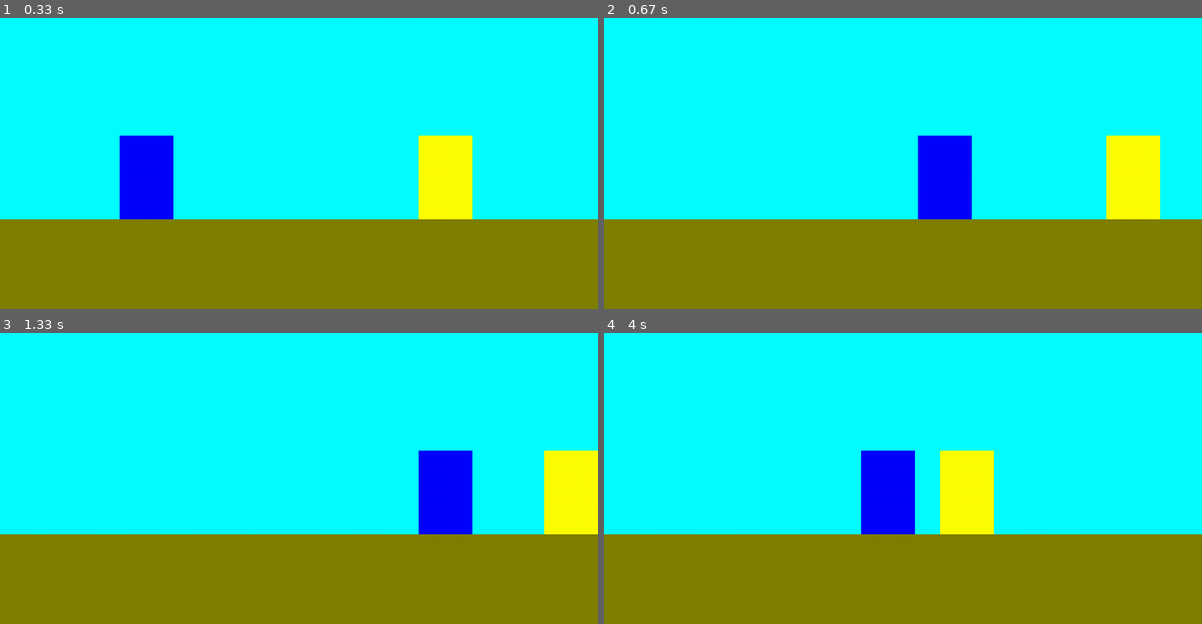
Above: before the commit, frames 1-4 (two rows, left to right).
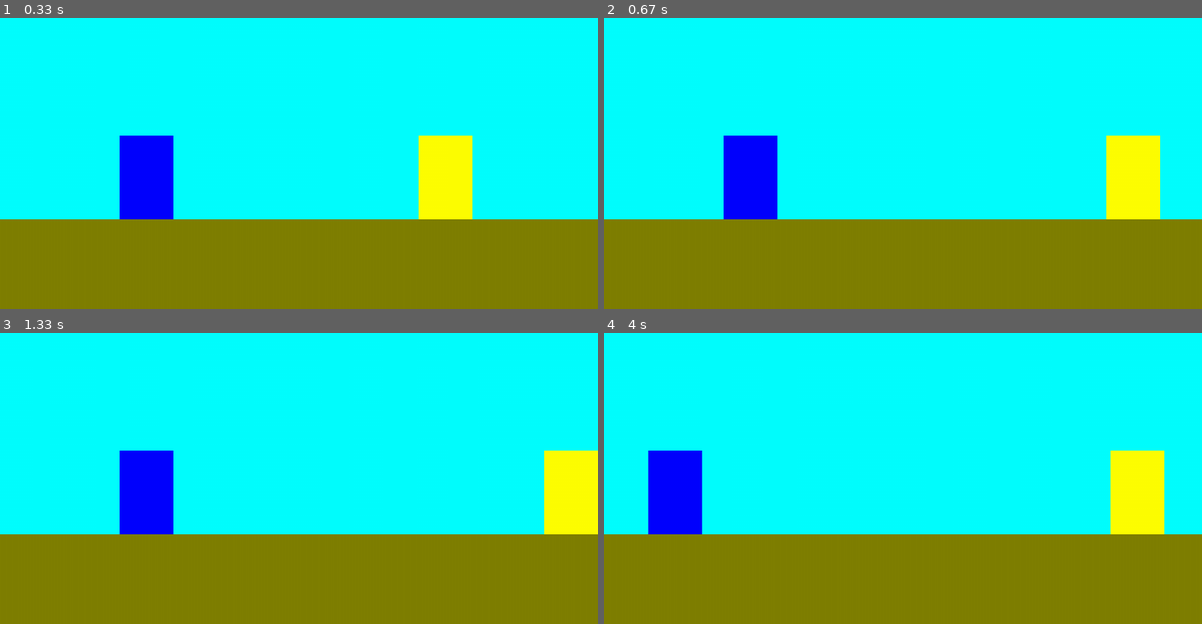
Above: after the commit, the same moments.

Repository: mariano3232/pygame
Game: pygame game, started from main.py
The game is run twice, just before and just after one commit, with the same random seed, the same clock (stepped at 60 frames per second) and the same inputs.
Inputs:
- Up to frame 1 (0.33 s): no input
- Up to frame 2 (0.67 s): hold T from 0.33 s (still down); hold Right from 0.33 s (still down)
- Up to frame 3 (1.33 s): release T at 0.8 s; release Right at 0.8 s; hold U 0.83-1.3 s; hold Right 0.83-1.3 s; tap K at 0.98 s
- Up to frame 4 (4 s): hold M 1.33-1.8 s; hold Right 1.33-1.8 s; tap W at 1.83 s; hold Right 2.17-2.63 s; hold D 2.17-2.63 s; tap K at 2.32, 3.65 s; hold Up 2.67-2.97 s; hold W 2.67-2.97 s; hold Right 3-3.47 s; hold D 3-3.47 s; tap G at 3.15 s; hold Left from 3.5 s (still down); hold A from 3.5 s (still down)

Frame 1 is identical in both runs. In frame 2, 5.2% of the frame differs, in the area x 20-62%, y 40-70%; in frame 3, 5.2%; in frame 4, 10%, in the area x 7-94%, y 40-70%.

Commit message:
attack list set out of character class

Diff:
--- a/character.py
+++ b/character.py
@@ -1,9 +1,10 @@
 import pygame
 
 class Character:
-    def __init__(self, x, y, controls):
+    def __init__(self, x, y, controls,attacks):
         self.rect = pygame.Rect(x, y, 90, 140)
         self.controls = controls
+        self.attacks = attacks
         self.vel_y = 0
         self.facing_right = True
         #status
@@ -19,12 +20,21 @@
             'startup': 0,
             'active': 0,
             'recovery': 0,
+            'position':[0,0],
+            'width':0,
+            'height':0,
         }
 
     def draw(self, screen, color, enemy):
         pygame.draw.rect(screen, color, self.rect)
+
         if self.attacking and not self.startup:
-            hitbox = pygame.Rect(self.rect.centerx + 40 if self.facing_right else self.rect.centerx - 140, self.rect.centery -40, 100, 30)
+            hitbox = pygame.Rect(
+                self.rect.centerx + self.attack_data['position'][0] if self.facing_right else self.rect.centerx - self.attack_data['position'][0] - self.attack_data['width'],
+                self.rect.centery + self.attack_data['position'][1],
+                self.attack_data['width'],
+                self.attack_data['height'],
+            )
 
             hits = hitbox.colliderect(enemy.rect)
             if (hits) :
@@ -34,12 +44,7 @@
             pygame.draw.rect(screen, (255,0,0), hitbox)
 
 
-    def attack(self):
-        attack_data = {
-            'startup': 10,
-            'active': 10,
-            'recovery': 10,
-        }
+    def attack(self, attack_data):
         self.attack_data = attack_data
         self.startup = attack_data['startup']
         self.attacking = attack_data['active']
@@ -58,9 +63,13 @@
         if self.rect.centerx > enemy.rect.centerx : self.facing_right = False
         else: self.facing_right = True
 
-        #Ataque
-        if key[self.controls['attack']] and not self.recovery and not self.startup and not self.attacking and not self.knockback:
-            self.attack()
+        #Ataques
+        if key[self.controls['attack1']] and not self.recovery and not self.startup and not self.attacking and not self.knockback:
+            self.attack(self.attacks[0])
+        if key[self.controls['attack2']] and not self.recovery and not self.startup and not self.attacking and not self.knockback:
+            self.attack(self.attacks[1])
+        if key[self.controls['attack3']] and not self.recovery and not self.startup and not self.attacking and not self.knockback:
+            self.attack(self.attacks[2])
 
         if self.startup > 0 : self.startup -= 1
         if self.attacking > 0 and not self.startup : self.attacking -= 1
@@ -90,11 +99,11 @@
             dy = screen_height - floor_height - self.rect.bottom
             if self.jumping : self.recovery = 3
             self.jumping = False
-        if self.jumping == 'right':
+        if self.jumping == 'right' and not self.knockback:
             dx = JUMPING_SPEED
-        elif self.jumping == 'left':
+        elif self.jumping == 'left' and not self.knockback:
             dx = -JUMPING_SPEED
-        elif self.jumping == 'neutral':
+        elif self.jumping == 'neutral' and not self.knockback:
             dx = 0
         # Dash
         if key[self.controls['dash']] and self.dash_timer == 0 and not self.recovery and not self.dash and (not self.jumping or self.rect.bottom < 300):
@@ -126,24 +135,11 @@
                 self.rect.right = enemy.rect.left
             elif self.rect.left < enemy.rect.right and self.rect.right > enemy.rect.right:
                 self.rect.left = enemy.rect.right
+            # Corner
             if self.rect.centerx == enemy.rect.centerx and self.rect.bottom < enemy.rect.bottom :
-                print ("aaaaaa")
                 if self.rect.centerx > screen_width/2:
                     dx = -10
                 else : dx = 10
-
-            #if self.rect.centerx == enemy.rect.centerx :
-            # verticales
-            # if self.rect.bottom < enemy.rect.top and self.rect.top < enemy.rect.top:
-            #     print("aaaaaaaaaaaa")
-            #     if self.rect.centerx > enemy.rect.centerx : dx = 10
-            #     else: dx = -10
-
-                # if self.rect.centerx == enemy.rect.centerx :
-
-                #     if self.rect.centerx > screen_width/2 :
-                #         dx = -10
-                #     else : dx = 10
 
         #Recovery
         if self.recovery > 0:
--- a/main.py
+++ b/main.py
@@ -24,19 +24,76 @@
     'left':pygame.K_a,
     'right':pygame.K_d,
     'up':pygame.K_w,
-    'dash':pygame.K_t,
-    'attack':pygame.K_y,
+    'dash':pygame.K_g,
+    'attack1':pygame.K_t,
+    'attack2':pygame.K_y,
+    'attack3':pygame.K_u,
 }
 controls2 = {
     'left':pygame.K_LEFT,
     'right':pygame.K_RIGHT,
     'up':pygame.K_UP,
-    'dash':pygame.K_k,
-    'attack':pygame.K_l,
+    'dash':pygame.K_m,
+    'attack1':pygame.K_j,
+    'attack2':pygame.K_k,
+    'attack3':pygame.K_l,
 }
 
-fighter_1 = Character(200, SCREEN_HEIGHT - FLOOR_HEIGHT - 140, controls1)
-fighter_2 = Character(700, SCREEN_HEIGHT - FLOOR_HEIGHT - 140, controls2)
+attacks1 = [
+    {
+        'startup': 10,
+        'active': 10,
+        'recovery': 10,
+        'position': [10,-40],
+        'width':140,
+        'height':30,
+    },
+    {
+        'startup': 40,
+        'active': 15,
+        'recovery': 20,
+        'position': [10,-40],
+        'width':150,
+        'height':70,
+    },
+    {
+        'startup': 10,
+        'active': 10,
+        'recovery': 10,
+        'position': [30,-140],
+        'width':60,
+        'height':100,
+    },
+]
+attacks2 = [
+    {
+        'startup': 5,
+        'active': 5,
+        'recovery': 5,
+        'position': [10,-40],
+        'width':100,
+        'height':30,
+    },
+    {
+       'startup': 30,
+        'active': 10,
+        'recovery': 10,
+        'position': [30,30],
+        'width':150,
+        'height':30,
+    },
+    {
+        'startup': 30,
+        'active': 15,
+        'recovery': 20,
+        'position': [-100,-140],
+        'width':200,
+        'height':70,
+    },
+]
+
+fighter_1 = Character(200, SCREEN_HEIGHT - FLOOR_HEIGHT - 140, controls1, attacks1)
+fighter_2 = Character(700, SCREEN_HEIGHT - FLOOR_HEIGHT - 140, controls2, attacks2)
 
 def update_screen():
     #Fondo y piso:
